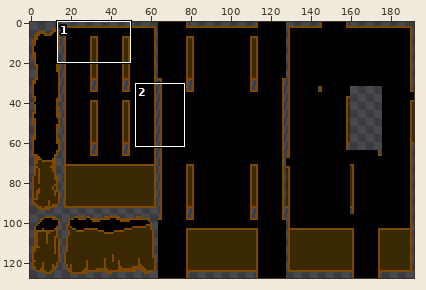
Two states of a sprite sheet, assets/sprites/tilesets/cave.png. The picture above shows the old version from afar; the outline marks the close-up.
Close-up. Before the commit:
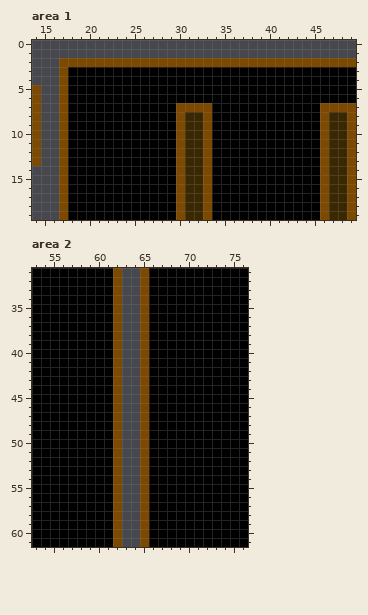
The file is 192x128 pixels. Shown: area 1: x 14..49, y 0..19; area 2: x 53..76, y 31..61. The commit also changed other parts of the picture, which this record leaves out.
After:
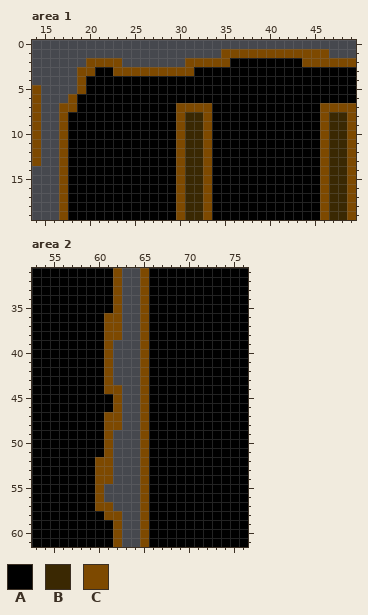
Palette (. is transparent): A #000000  B #3a2802  C #7d4900
Change:
--- area 1
@@ x 14..49 @@
  0 ....................................
- 1 ....................................
- 2 ...CCCCCCCCCCCCCCCCCCCCCCCCCCCCCCCCC
- 3 ...CAAAAAAAAAAAAAAAAAAAAAAAAAAAAAAAA
- 4 ...CAAAAAAAAAAAAAAAAAAAAAAAAAAAAAAAA
- 5 C..CAAAAAAAAAAAAAAAAAAAAAAAAAAAAAAAA
- 6 C..CAAAAAAAAAAAAAAAAAAAAAAAAAAAAAAAA
- 7 C..CAAAAAAAAAAAACCCCAAAAAAAAAAAACCCC
+ 1 .....................CCCCCCCCCCCC...
+ 2 ......CCCC.......CCCCCAAAAAAAACCCCCC
+ 3 .....CCAACCCCCCCCCAAAAAAAAAAAAAAAAAA
+ 4 .....CAAAAAAAAAAAAAAAAAAAAAAAAAAAAAA
+ 5 C....CAAAAAAAAAAAAAAAAAAAAAAAAAAAAAA
+ 6 C...CAAAAAAAAAAAAAAAAAAAAAAAAAAAAAAA
+ 7 C..CCAAAAAAAAAAACCCCAAAAAAAAAAAACCCC
  8 C..CAAAAAAAAAAAACBBCAAAAAAAAAAAACBBC
--- area 2
@@ x 58..64 @@
 35 AAAAC..
-36 AAAAC..
-37 AAAAC..
-38 AAAAC..
-39 AAAAC..
-40 AAAAC..
-41 AAAAC..
-42 AAAAC..
-43 AAAAC..
-44 AAAAC..
+36 AAACC..
+37 AAACC..
+38 AAACC..
+39 AAAC...
+40 AAAC...
+41 AAAC...
+42 AAAC...
+43 AAAC...
+44 AAACC..
 45 AAAAC..
 46 AAAAC..
-47 AAAAC..
-48 AAAAC..
-49 AAAAC..
-50 AAAAC..
-51 AAAAC..
-52 AAAAC..
-53 AAAAC..
-54 AAAAC..
-55 AAAAC..
-56 AAAAC..
-57 AAAAC..
-58 AAAAC..
+47 AAACC..
+48 AAACC..
+49 AAAC...
+50 AAAC...
+51 AAAC...
+52 AACC...
+53 AACC...
+54 AACC...
+55 AAC....
+56 AAC....
+57 AACC...
+58 AAACC..
 59 AAAAC..
